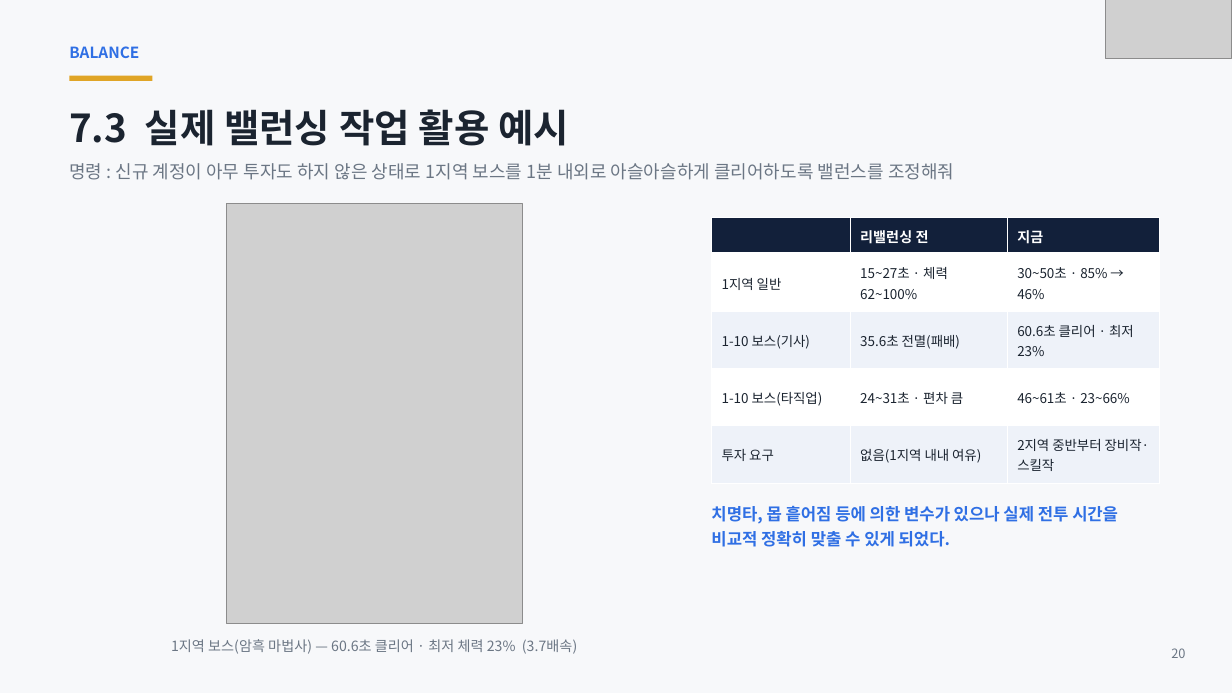
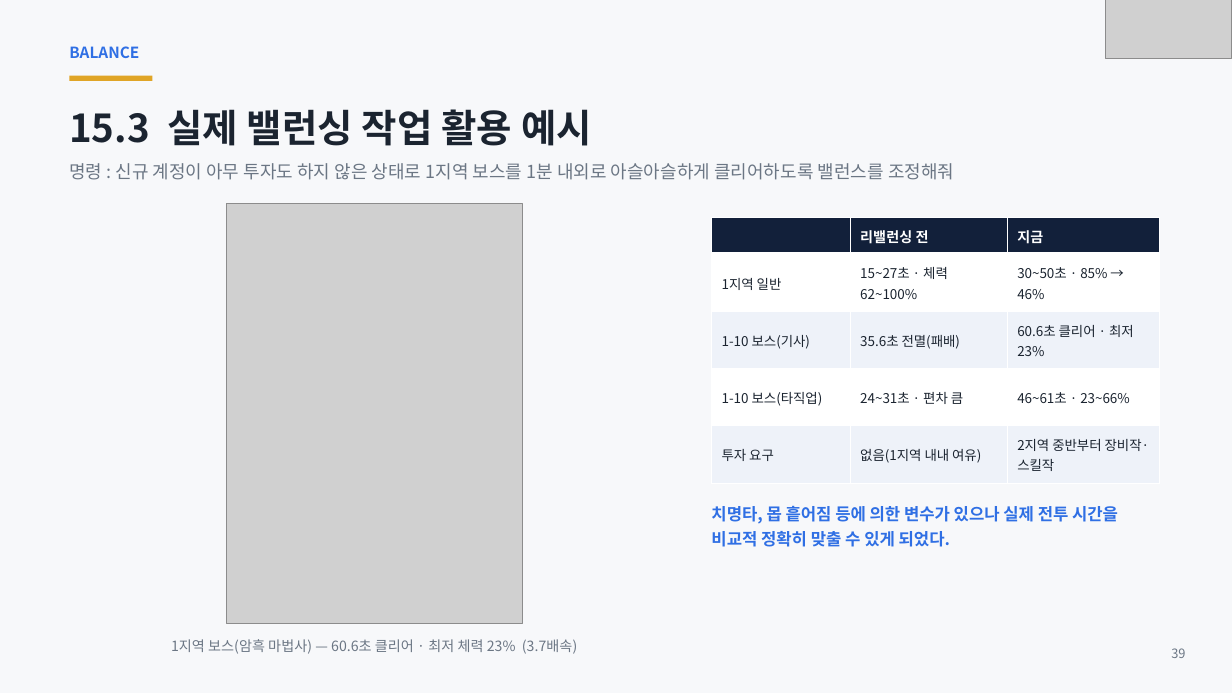
Before and after one commit to ks-wook/com2us-taskbar-hero, a slide deck: slide 38 of docs/com2us-taskbar-hero-발표자료.pptx (slide 20 before the commit). Drawn at 1232x693 pixels with LibreOffice and Linux fonts; fonts in the diff are those of the drawing; grey boxes stand for pictures. Boxes give left, top, right and bottom in pixels: in the first picture for what was removed or moved away, otherwise in the second. Text is boxed around its words. In the diff, an @@ line names an element or a change of style, - is before the commit and + after.

```diff
--- a/docs/com2us-taskbar-hero-발표자료.pptx
+++ b/docs/com2us-taskbar-hero-발표자료.pptx
@@ text at bbox=[69, 109, 592, 146]: text changed @@
-7.3 실제 밸런싱 작업 활용 예시
+15.3 실제 밸런싱 작업 활용 예시
@@ table: place and size @@
-table at bbox=[712, 217, 1160, 520]
+table at bbox=[712, 217, 1160, 483]
@@ text at bbox=[1171, 648, 1185, 658]: text changed @@
-20
+39
```
Also in this commit, not shown: 32 other slides changed, 5 slides added, 3 slides removed.
